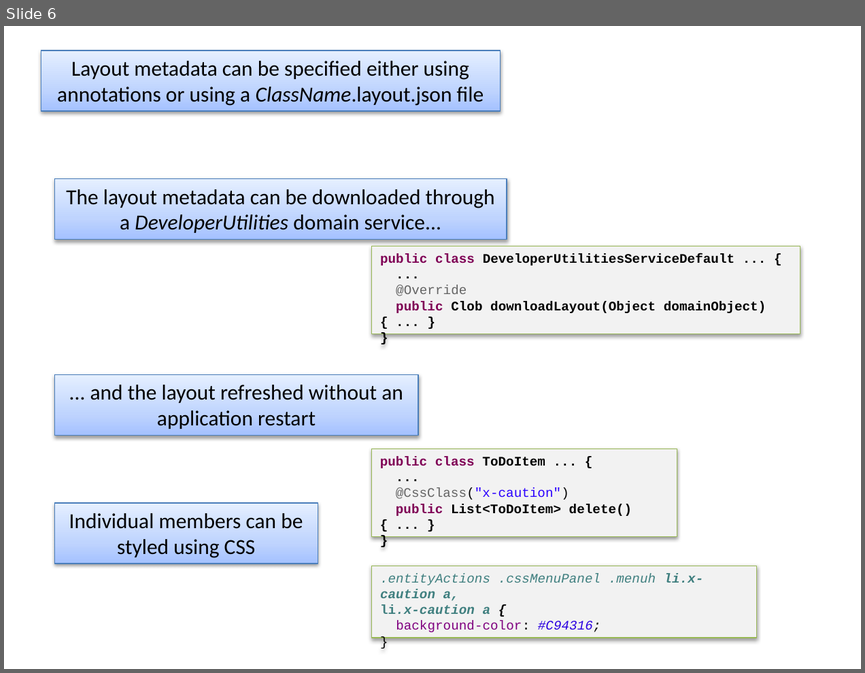
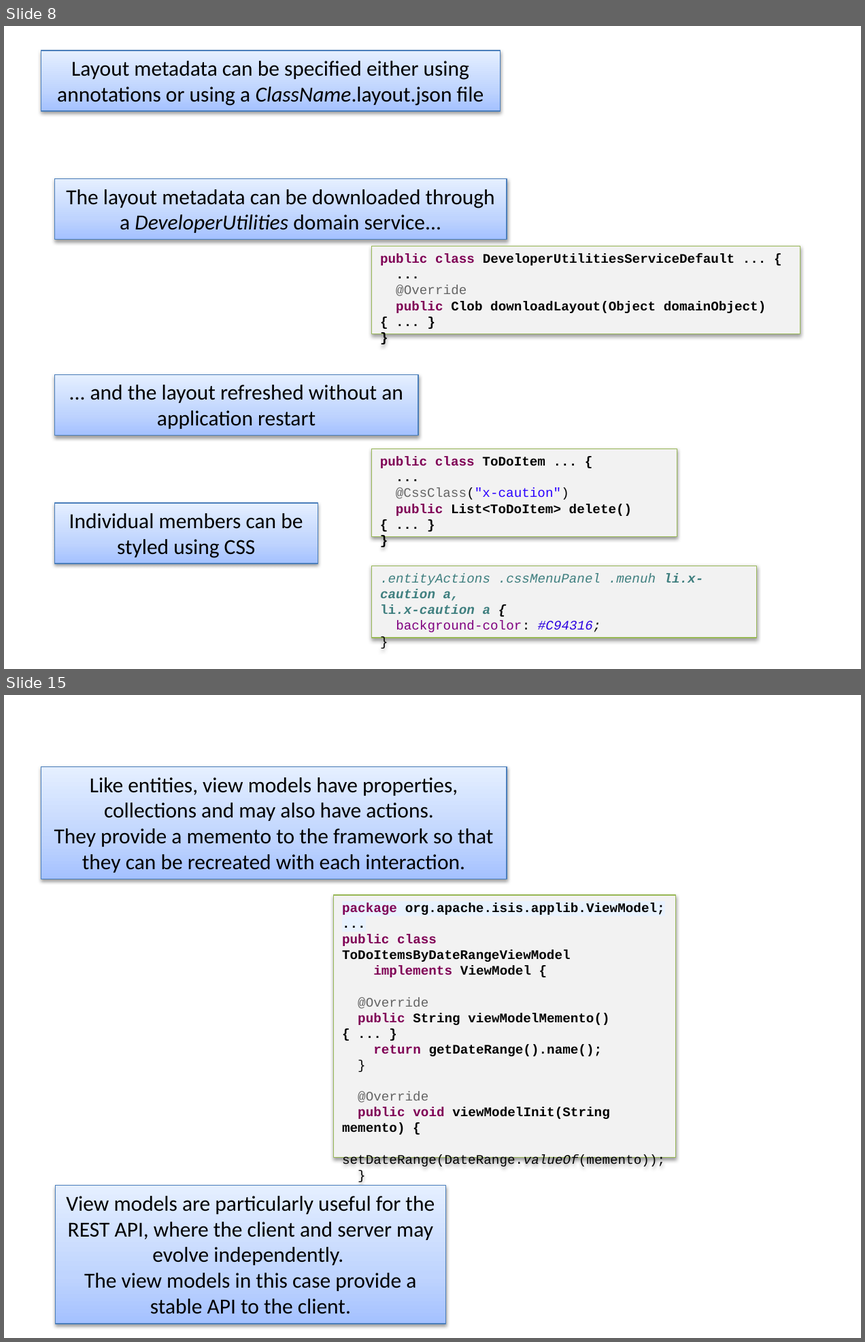
Before and after one commit to apache/causeway-site, a slide deck: content/images/screenshots2/screenshot-captions.pptx. Shown one above the other, each under a label of ours: slide 6 before the commit, slides 8 and 15 after it; the slides between them are not shown. The pictures are 865x673 and 865x1342 pixels, drawn with LibreOffice and Linux fonts; fonts in the diff are those of the drawing. Boxes give left, top, right and bottom in pixels: in the first picture for what was removed or moved away, otherwise in the second. Text is boxed around its words. In the diff, an @@ line names an element or a change of style, - is before the commit and + after.

```diff
--- a/content/images/screenshots2/screenshot-captions.pptx
+++ b/content/images/screenshots2/screenshot-captions.pptx
@@ slide 15 added at [4,695,861,1338], background #FFFFFF @@
@@ rectangle added at [41,767,506,879], fill gradient #A4C4FF to #BFD4FF to #E6EEFF, outline #4B7EBC 0.75 pt, 18 pt, text #000000 @@
+Like entities, view models have properties, collections and may also have actions.
+They provide a memento to the framework so that they can be recreated with each interaction.
@@ rectangle added at [334,895,676,1157], fill #F2F2F2, outline #98B955 0.75 pt, 11 pt, text #000000, bold @@
+package org.apache.isis.applib.ViewModel;
+...
+public class ToDoItemsByDateRangeViewModel
+implements ViewModel {
+@Override
+public String viewModelMemento() { ... }
+return getDateRange().name();
+}
+@Override
+public void viewModelInit(String memento) {
+setDateRange(DateRange.valueOf(memento));
+}
+...
+}
@@ rectangle added at [56,1185,446,1324], fill gradient #A4C4FF to #BFD4FF to #E6EEFF, outline #4B7EBC 0.75 pt, 18 pt, text #000000 @@
+View models are particularly useful for the REST API, where the client and server may evolve independently.
+The view models in this case provide a stable API to the client.
@@ what was slide 6 is now slide 8 @@
```
Also in this commit, not shown: 3 slides changed, 11 other slides added, 45 other files.
